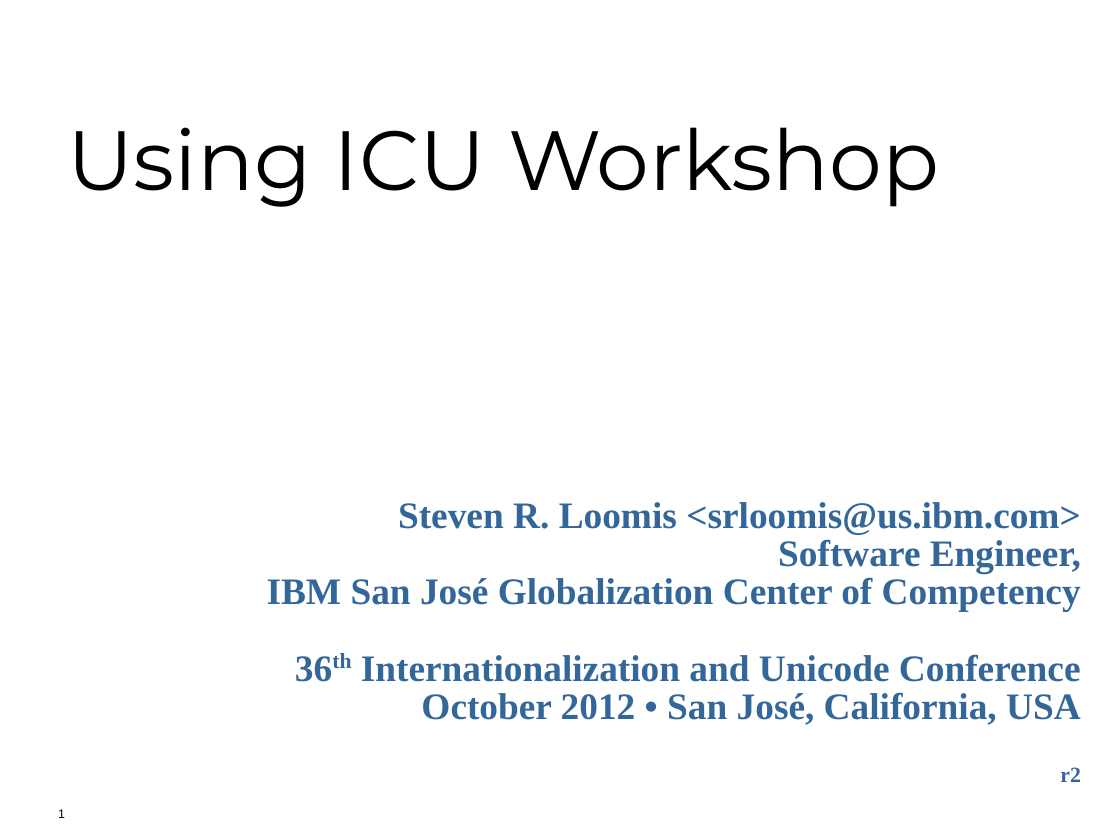
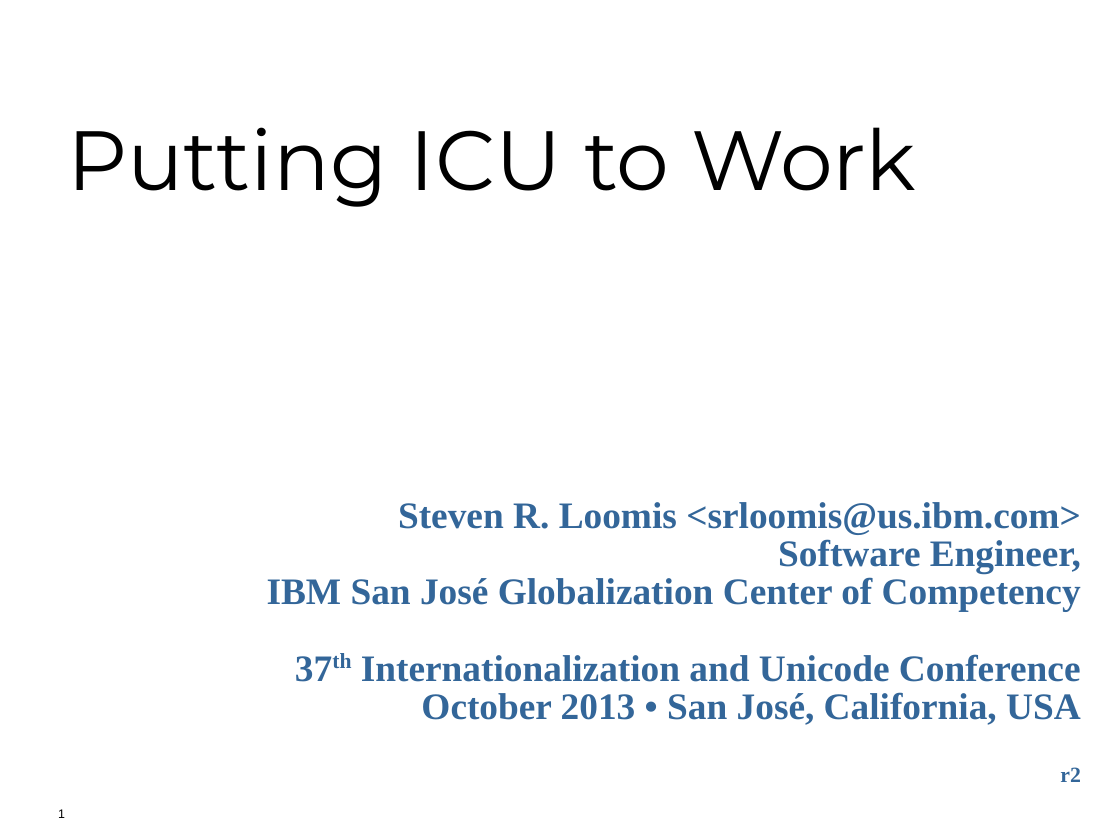
Before and after one commit to unicode-org/icu-docs, a slide deck: slide 1 of docs/pres/icu_workshop.odp. Drawn at 1120x840 pixels with LibreOffice and Linux fonts; fonts in the diff are those of the drawing; background and template pictures are left out. Boxes give left, top, right and bottom in pixels: in the first picture for what was removed or moved away, otherwise in the second. Text is boxed around its words. In the diff, an @@ line names an element or a change of style, - is before the commit and + after.

```diff
--- a/docs/pres/icu_workshop.odp
+++ b/docs/pres/icu_workshop.odp
@@ title at [67, 127, 916, 207]: text changed @@
-Using ICU Workshop
+Putting ICU to Work
@@ text at [361, 654, 1081, 725]: text changed @@
-36th Internationalization and Unicode Conference
-October 2012 • San José, California, USA
+37th Internationalization and Unicode Conference
+October 2013 • San José, California, USA
```
Also in this commit, not shown: 3 other slides changed, 2 other files.
